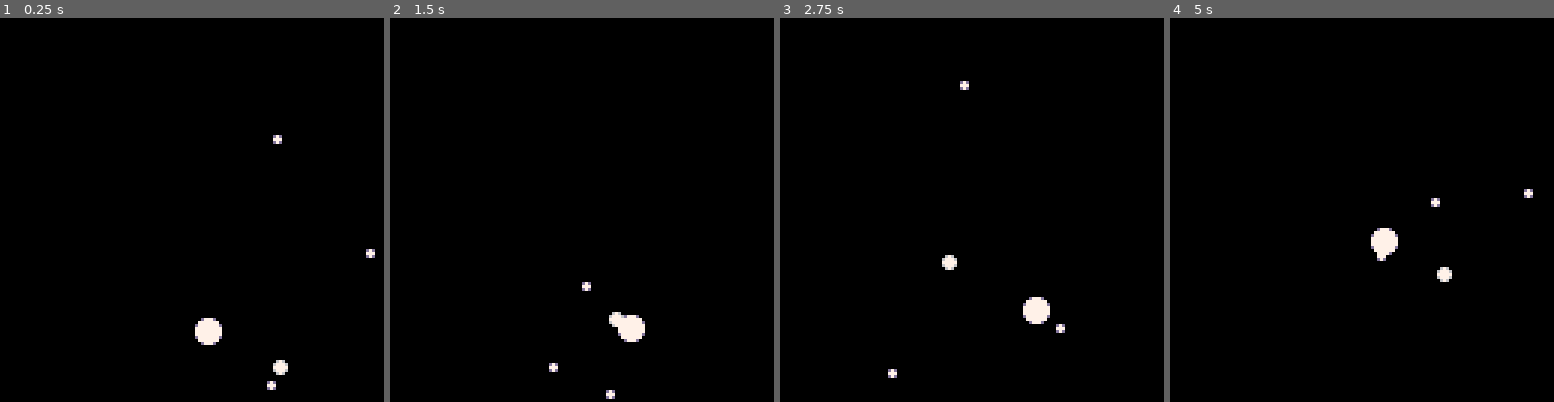
Above: before the commit, frames 1-4 (left to right).
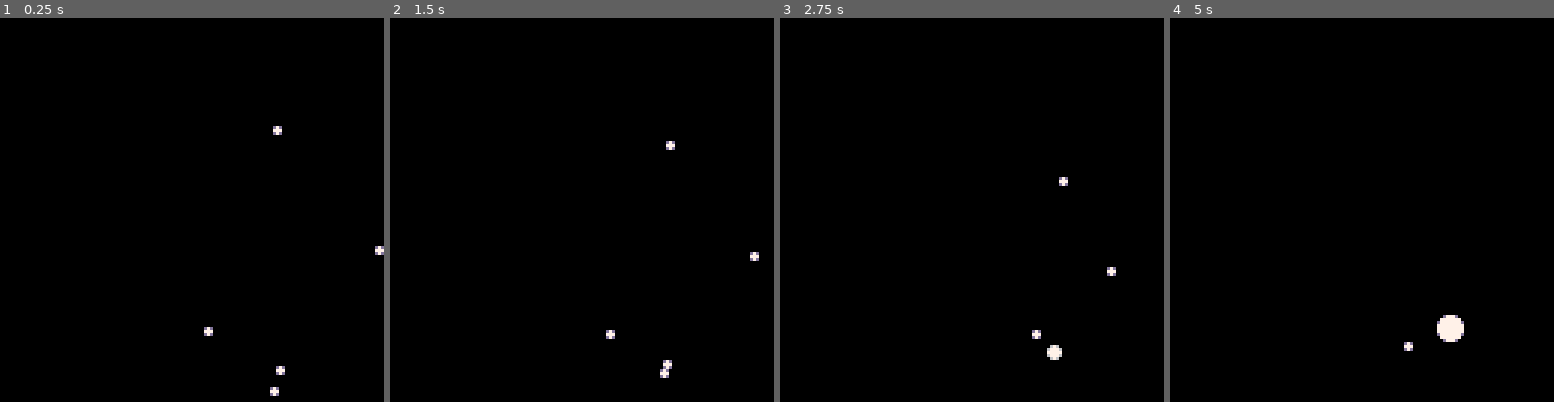
Above: after the commit, the same moments.

Repository: gerwitz/pico-8
Game: PICO-8 cartridge orbital.p8
Two runs of this game, one before a commit and one after it. Both use one fixed random seed, a clock stepped at 60 frames per second and the inputs below.
Inputs:
- Up to frame 1 (0.25 s): no input
- Up to frame 2 (1.5 s): no input
- Up to frame 3 (2.75 s): no input
- Up to frame 4 (5 s): no input

The runs differ from the first frame. In frame 1, 0.8% of the frame differs, in the area x 50-100%, y 28-99%; in frame 2, 1.0%; in frame 3, 1.0%; in frame 4, 1.2%, in the area x 52-95%, y 44-87%.

Commit message:
collisions

Diff:
--- a/orbital.p8
+++ b/orbital.p8
@@ -5,10 +5,13 @@
 -- a physics experiment by @gerwitz
 
 planets={}
+next_id=0
 g = 0.001 -- will be divided by distance, multiplied by mass
 
 function add_planet(size)
   p = {}
+  p.id = next_id
+  next_id += 1
   p.size = size or (rnd(3)+1)
   -- position
   p.x = rnd(128)
@@ -22,12 +25,14 @@
 
 function apply_gravity(planet)
   for p in all(planets) do
-    if ((p.x == planet.x) and (p.y == planet.y)) then
-      printh("same")
-    else
+    if (p.id != planet.id) then
       x_delta = planet.x - p.x
       y_delta = planet.y - p.y
       distance = approx_magnitude(x_delta, y_delta)
+      if (distance < planet.size + p.size) then
+        merge(planet, p)
+        return
+      end
       gforce = g * (p.size^2 + planet.size^2) / -distance
       planet.dx += x_delta * gforce
       planet.dy += y_delta * gforce
@@ -35,7 +40,18 @@
   end
 end
 
-
+function merge(survivor, victim)
+  -- older survives
+  if (survivor.id < victim.id) survivor, victim = victim, survivor
+  s_mass = survivor.size^2
+  v_mass = victim.size^2
+  new_dx = (survivor.dx/s_mass) + (victim.dx/v_mass)
+  new_dy = (survivor.dy/s_mass) + (victim.dy/v_mass)
+  survivor.dx = new_dx
+  survivor.dy = new_dy
+  survivor.size = survivor.size + victim.size
+  del(planets, victim)
+end
 
 function move(planet)
   mass = planet.size^2
@@ -48,11 +64,11 @@
   add_planet(1)
   add_planet(1)
   add_planet(1)
-  add_planet(2)
-  add_planet(4)
+  add_planet(1)
+  add_planet(1)
 end
 
-function _update60()
+function _update()
   foreach(planets, apply_gravity)
   foreach(planets, move)
 end
